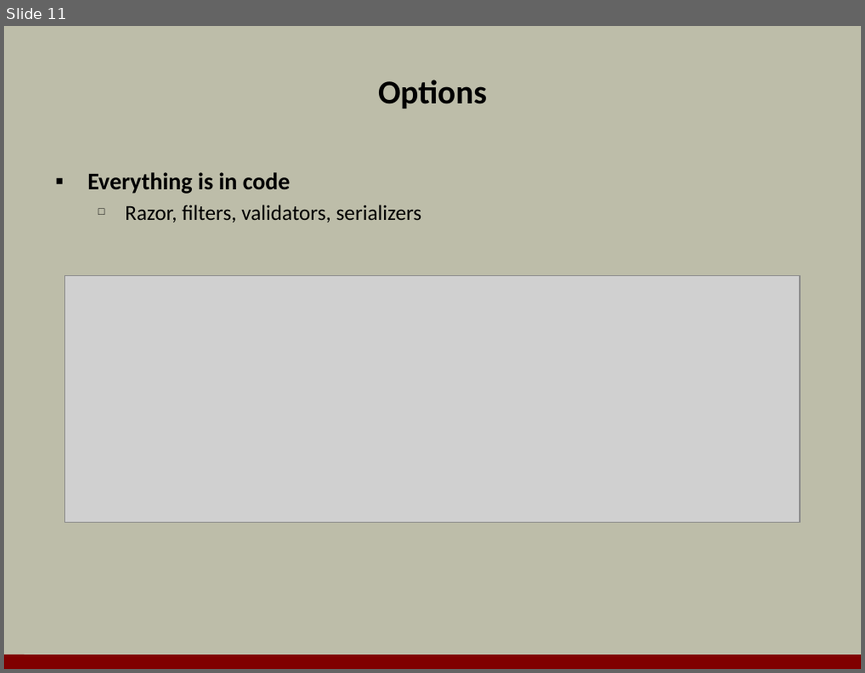
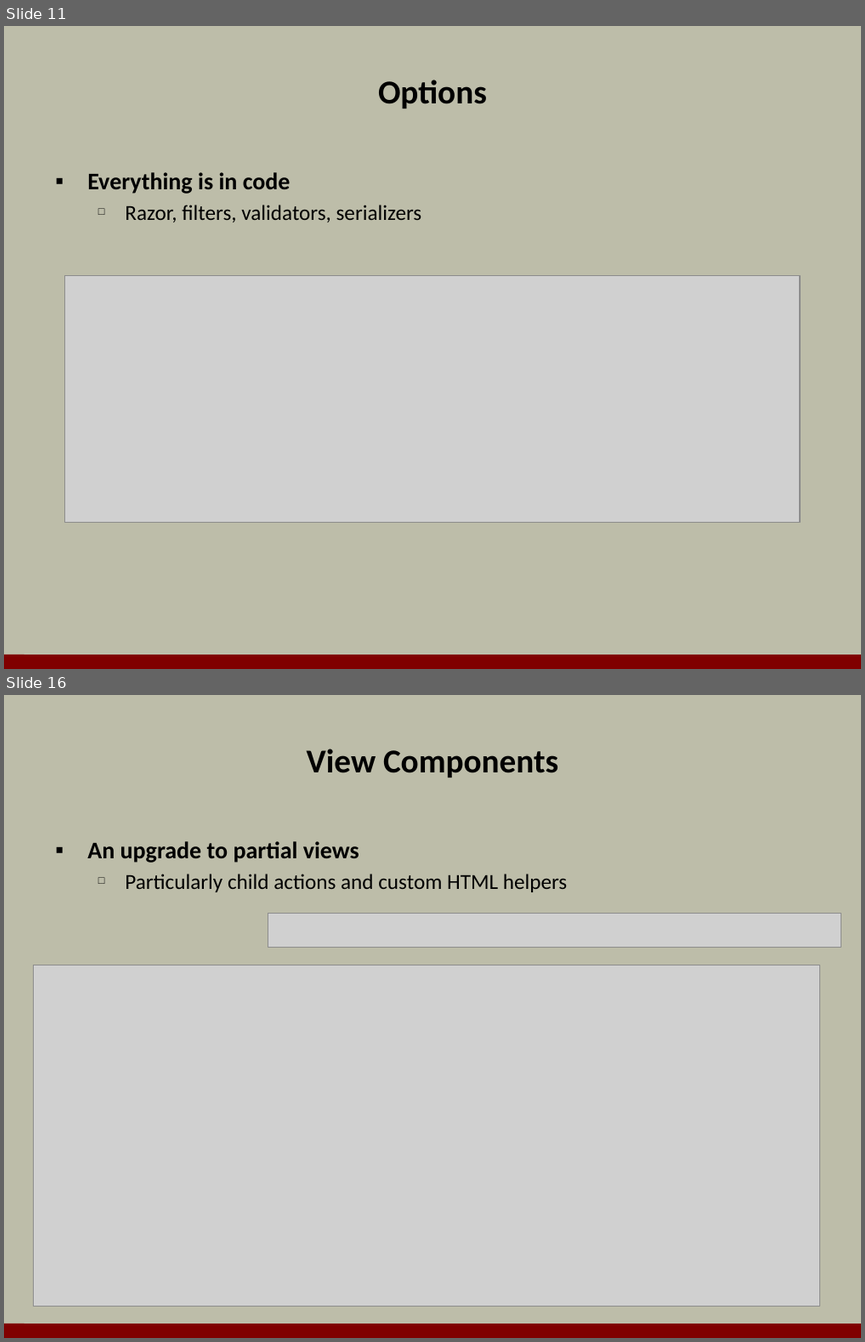
Before and after one commit to OdeToCode/classes, a slide deck: aspnet5/slides/a2_mvc6.pptx. Shown one above the other, each under a label of ours: slide 11 before the commit, slides 11 and 16 after it; the slides between them are not shown. The pictures are 865x673 and 865x1342 pixels, drawn with LibreOffice and Linux fonts; fonts in the diff are those of the drawing; grey boxes stand for pictures; background and template pictures are left out. Boxes give left, top, right and bottom in pixels: in the first picture for what was removed or moved away, otherwise in the second. Text is boxed around its words. In the diff, an @@ line names an element or a change of style, - is before the commit and + after.

```diff
--- a/aspnet5/slides/a2_mvc6.pptx
+++ b/aspnet5/slides/a2_mvc6.pptx
@@ slide 16 added at box(4, 695, 861, 1338), background #BDBDA9; not listed: 1 template element that a slide beside it also shows @@
@@ title added at box(307, 749, 558, 777), 28 pt, text #000000, bold @@
+View Components
@@ text added at box(87, 841, 567, 892), 18 pt, text #000000 @@
+▪ An upgrade to partial views
+  □ Particularly child actions and custom HTML helpers
@@ picture added at box(268, 913, 841, 947) @@
@@ picture added at box(33, 965, 820, 1306) @@
```
Also in this commit, not shown: 2 slides changed, 11 other slides added, 3 slides removed.
